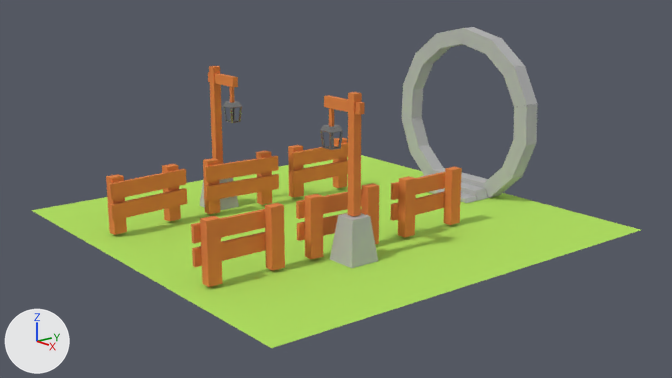
The Blender file portal.blend: old version first, new version second.
The view is the same before and after, from the file's camera 'Camera'. Lighting does not change. The marker at lower left points along +X, +Y and +Z.

Objects in the first picture: 'FenceL1', 'FenceL2', 'FenceL3', 'FenceR1', 'FenceR2', 'FenceR3', 'Floor', 'GateBrick3', 'GateBrick4', 'LampLPole', 'LampRBase', 'LampRPole'.
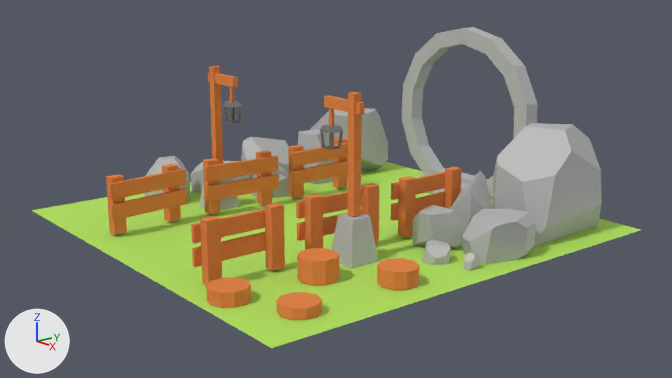
Location of each change, (x1, y1, x2, y2) in pixels of the pictures (672 x 378 px):
'RockR1-3', shown
    after: (492, 123, 602, 247)
'RockR3-1', shown
    after: (462, 209, 535, 265)
'RockL1-4', shown
    after: (310, 108, 388, 171)
'RockR4-4', shown
    after: (413, 205, 462, 249)
'Trunk3', shown (orange)
    after: (297, 248, 339, 286)
'RockR2-2', shown
    after: (450, 171, 492, 236)
'Trunk4', shown (orange)
    after: (377, 258, 419, 290)
'Trunk1', shown (orange)
    after: (206, 278, 251, 308)
'Trunk2', shown (orange)
    after: (276, 292, 322, 320)
'RockL4-2', shown
    after: (241, 137, 289, 178)
'RockL2-2', shown
    after: (298, 129, 333, 184)
'RockR5-1', shown
    after: (422, 240, 450, 265)
'RockL6-3', shown
    after: (144, 156, 190, 197)
'RockL3-2', shown
    after: (252, 165, 289, 198)
'RockL5-4', shown
    after: (190, 161, 250, 192)
'RockR6-3', shown
    after: (464, 253, 480, 271)

What the commit changed:
Object 'Trunk1' (ob_trunk1) is now shown.
Object 'Trunk2' (ob_trunk2) is now shown.
Object 'Trunk3' (ob_trunk3) is now shown.
Object 'Trunk4' (ob_trunk4) is now shown.
Object 'RockR5-1' (ob_rockr5_1) is now shown.
Object 'RockL3-2' (ob_rockl3_2) is now shown.
Object 'RockR6-3' (ob_rockr6_3) is now shown.
Object 'RockL5-4' (ob_rockl5_4) is now shown.
Object 'RockR1-3' (ob_rockr1_3) is now shown.
Object 'RockL1-4' (ob_rockl1_4) is now shown.
Object 'RockL2-2' (ob_rockl2_2) is now shown.
Object 'RockL4-2' (ob_rockl4_2) is now shown.
Object 'RockR3-1' (ob_rockr3_1) is now shown.
Object 'RockR2-2' (ob_rockr2_2) is now shown.
Object 'RockL6-3' (ob_rockl6_3) is now shown.
Object 'RockR4-4' (ob_rockr4_4) is now shown.
